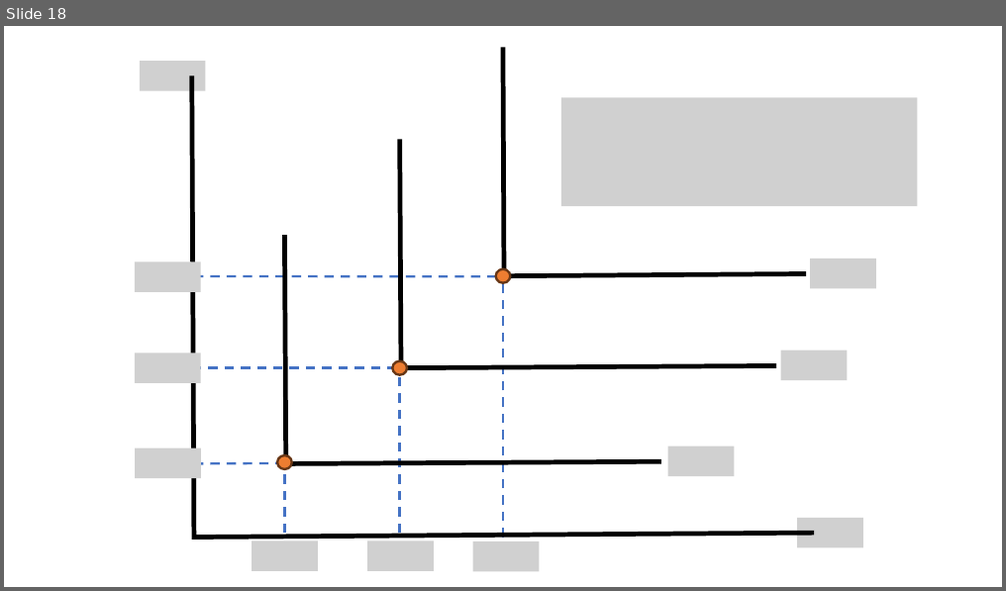
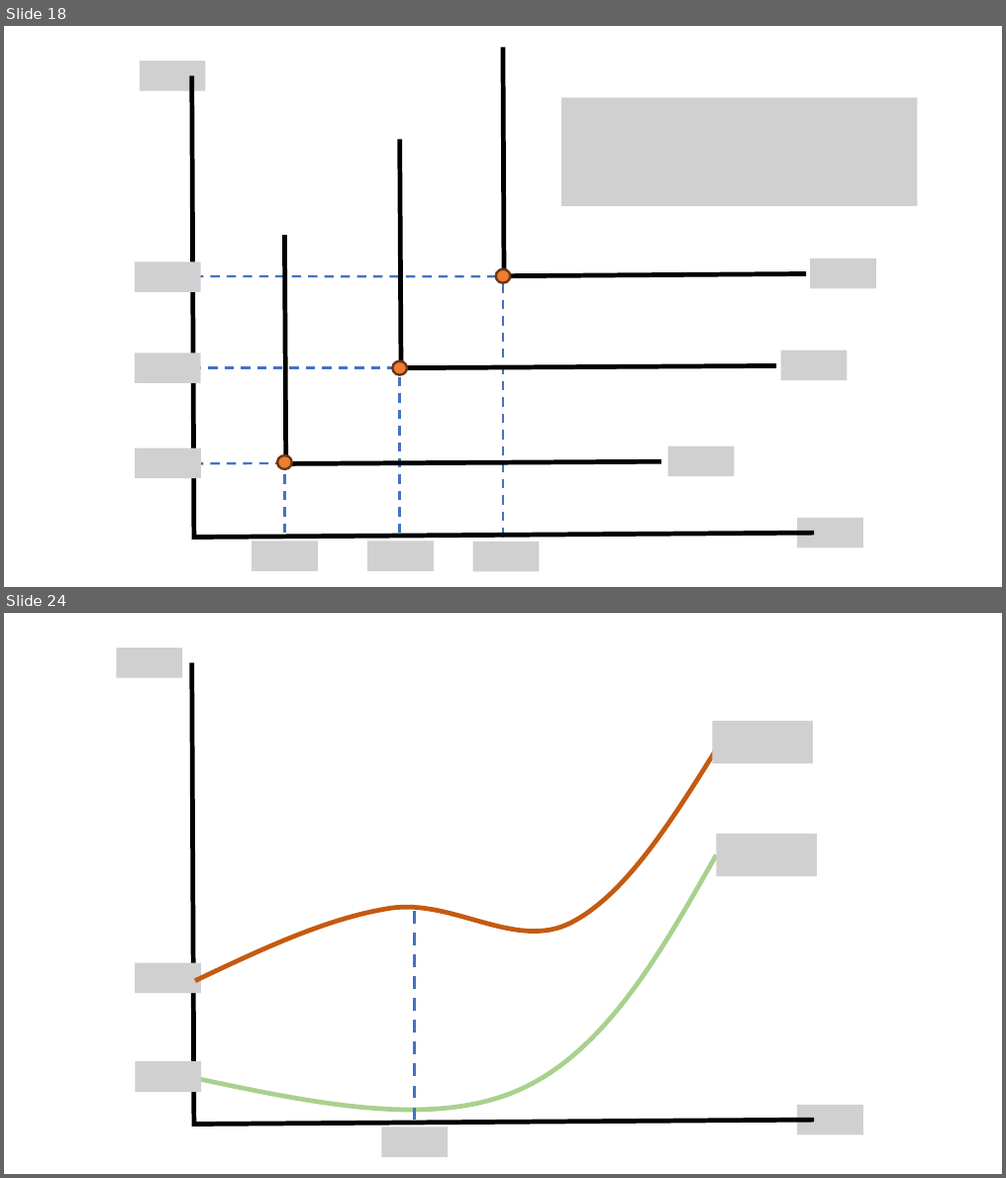
Before and after one commit to jrojas1003/EC-311, a slide deck: Slides/graph-maker.pptx. Shown one above the other, each under a label of ours: slide 18 before the commit, slides 18 and 24 after it; the slides between them are not shown. The pictures are 1006x591 and 1006x1178 pixels, drawn with LibreOffice and Linux fonts; fonts in the diff are those of the drawing; grey boxes stand for pictures. Boxes give left, top, right and bottom in pixels: in the first picture for what was removed or moved away, otherwise in the second. Text is boxed around its words. In the diff, an @@ line names an element or a change of style, - is before the commit and + after.

```diff
--- a/Slides/graph-maker.pptx
+++ b/Slides/graph-maker.pptx
@@ slide 24 added at (4,613,1002,1174), background #FFFFFF @@
@@ picture added at (116,649,182,678) @@
@@ freeform shape added at (192,663,814,1125), outline #000000 4.5 pt @@
@@ picture added at (712,721,813,763) @@
@@ freeform shape added at (195,743,721,981), outline #C55A11 4.5 pt @@
@@ picture added at (717,834,817,876) @@
@@ freeform shape added at (196,855,716,1110), outline #A9D18E 4.5 pt @@
@@ line added from (414, 1121) to (414, 909), #4472C4 3 pt dashed @@
@@ picture added at (135,963,201,993) @@
@@ picture added at (135,1062,201,1092) @@
@@ picture added at (798,1105,863,1135) @@
@@ picture added at (381,1128,448,1157) @@
```
Also in this commit, not shown: 11 other slides added.
